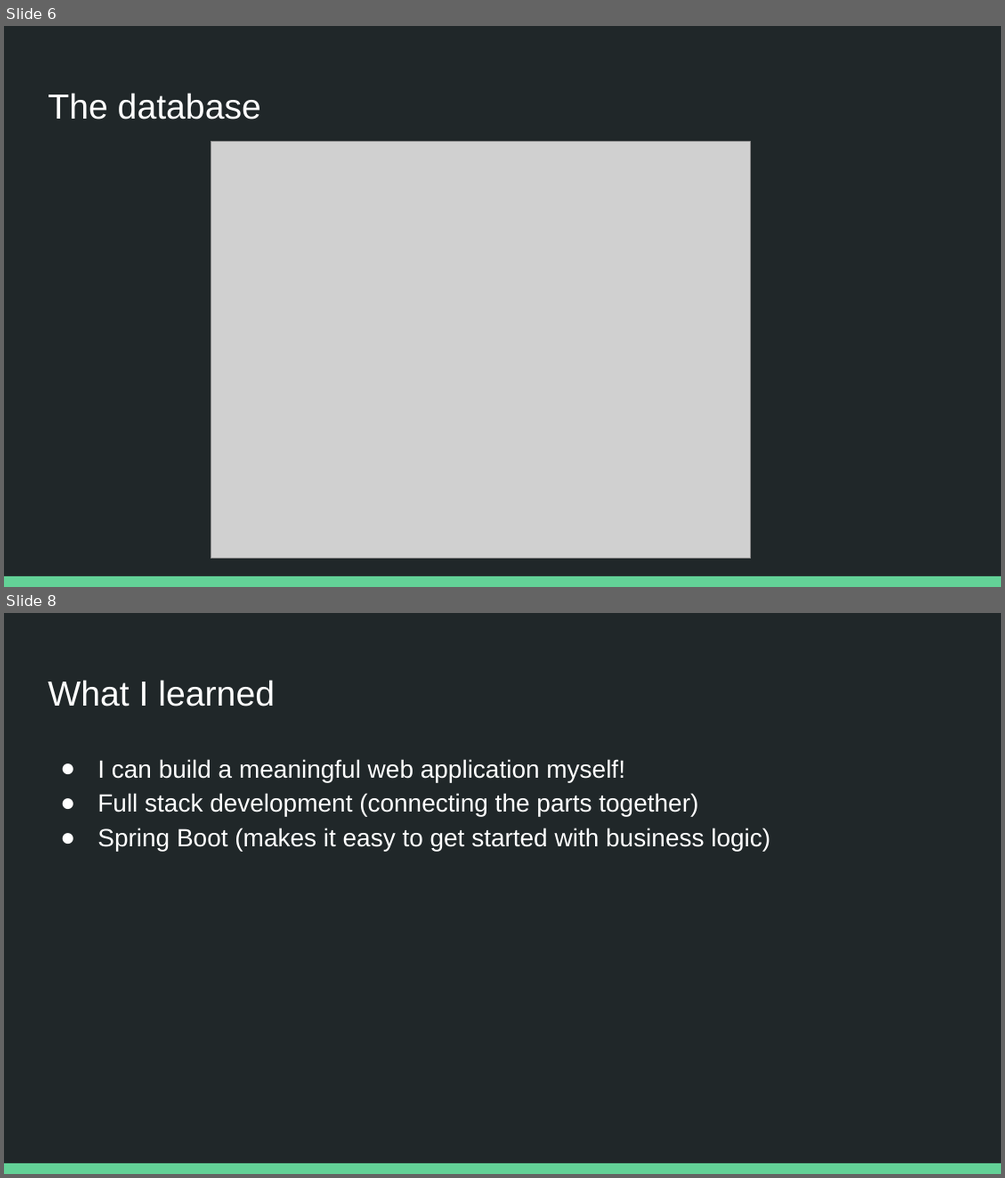
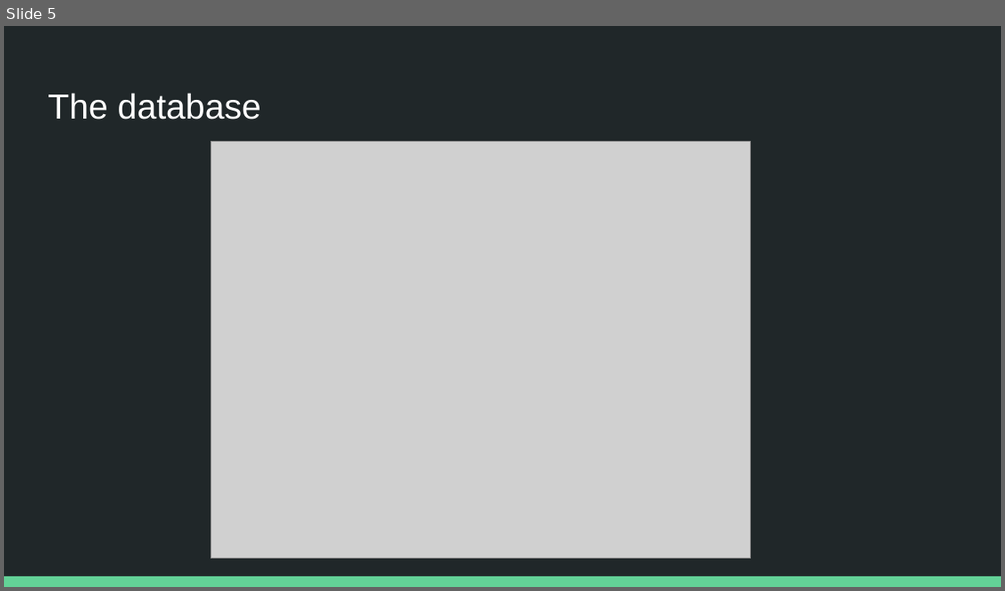
Before and after one commit to sujatanaik530/TEKsystemsJD_Capstone_LMS, a slide deck: Capstone.pptx. Shown one above the other, each under a label of ours: slides 6 and 8 before the commit, slide 5 after it; the slides between them are not shown. The pictures are 1005x1178 and 1005x591 pixels, drawn with LibreOffice and Linux fonts; fonts in the diff are those of the drawing; grey boxes stand for pictures. Boxes give left, top, right and bottom in pixels: in the first picture for what was removed or moved away, otherwise in the second. Text is boxed around its words. In the diff, an @@ line names an element or a change of style, - is before the commit and + after.

```diff
--- a/Capstone.pptx
+++ b/Capstone.pptx
@@ slide 8 removed at <box>4,613,1001,1174</box>, background #202729; not listed: 1 template element that a slide beside it also shows @@
@@ title removed at <box>48,680,275,706</box> @@
-What I learned
@@ text removed at <box>97,759,770,851</box> @@
-● I can build a meaningful web application myself!
-● Full stack development (connecting the parts together)
-● Spring Boot (makes it easy to get started with business logic)
@@ what was slide 6 is now slide 5 @@
```
Also in this commit, not shown: 4 slides changed, 3 other slides removed.
